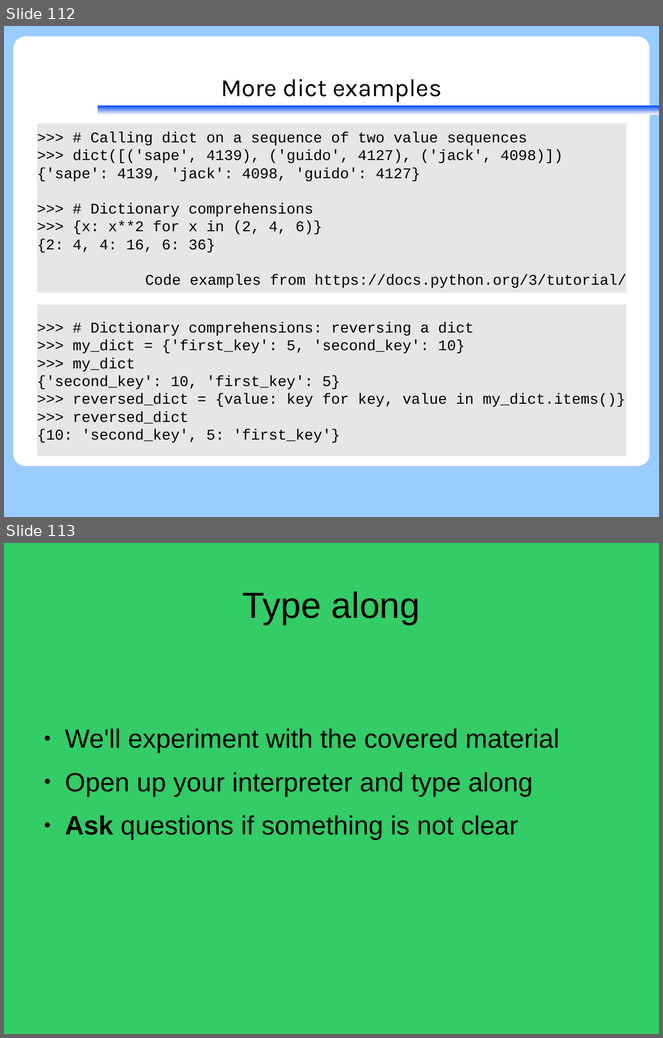
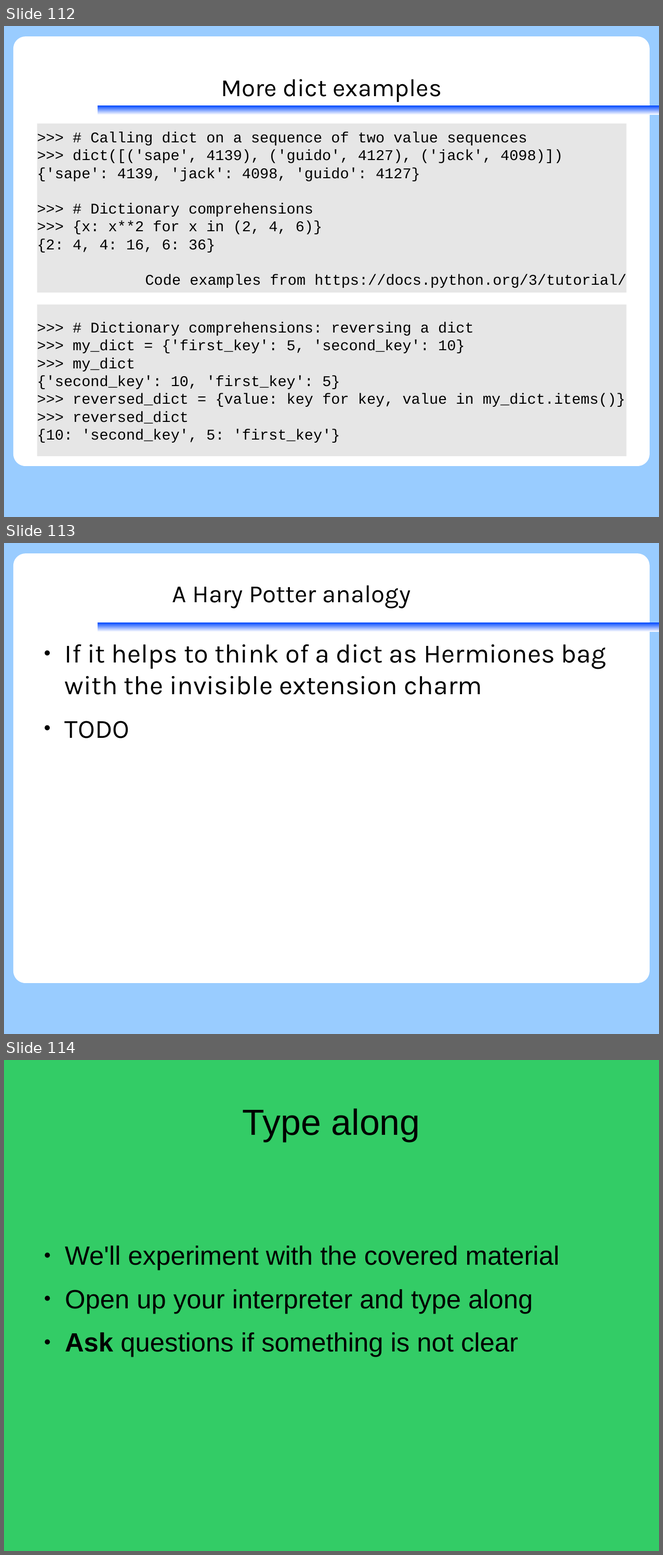
Before and after one commit to KennethNielsen/presentations, a slide deck: python/part1/part1_with_theme.odp. Shown one above the other, each under a label of ours: slides 112 and 113 before the commit, slides 112, 113 and 114 after it. The pictures are 663x1038 and 663x1555 pixels, drawn with LibreOffice and Linux fonts; fonts in the diff are those of the drawing; background and template pictures are left out. Boxes give left, top, right and bottom in pixels: in the first picture for what was removed or moved away, otherwise in the second. Text is boxed around its words. In the diff, an @@ line names an element or a change of style, - is before the commit and + after.

```diff
--- a/python/part1/part1_with_theme.odp
+++ b/python/part1/part1_with_theme.odp
@@ slide 113 added at box(4, 543, 659, 1034), background #99CCFF; not listed: 2 template elements that a slide beside it also shows @@
@@ title added at box(172, 585, 411, 608), 30 pt, text #000000 @@
+A Hary Potter analogy
@@ text added at box(65, 644, 607, 739), 32 pt, text #000000 @@
+● If it helps to think of a dict as Hermiones bag with the invisible extension charm
+● TODO
@@ what was slide 113 is now slide 114 @@
```
Also in this commit, not shown: 5 slides changed.
